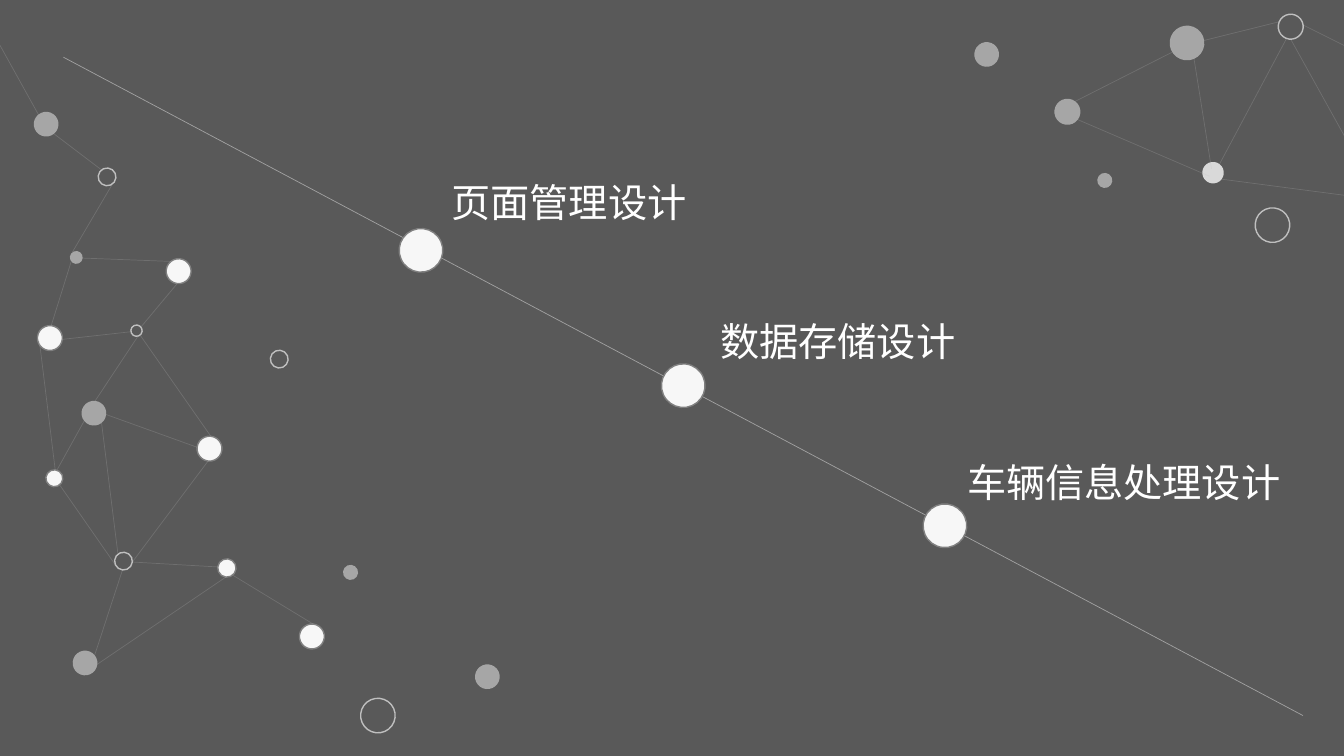
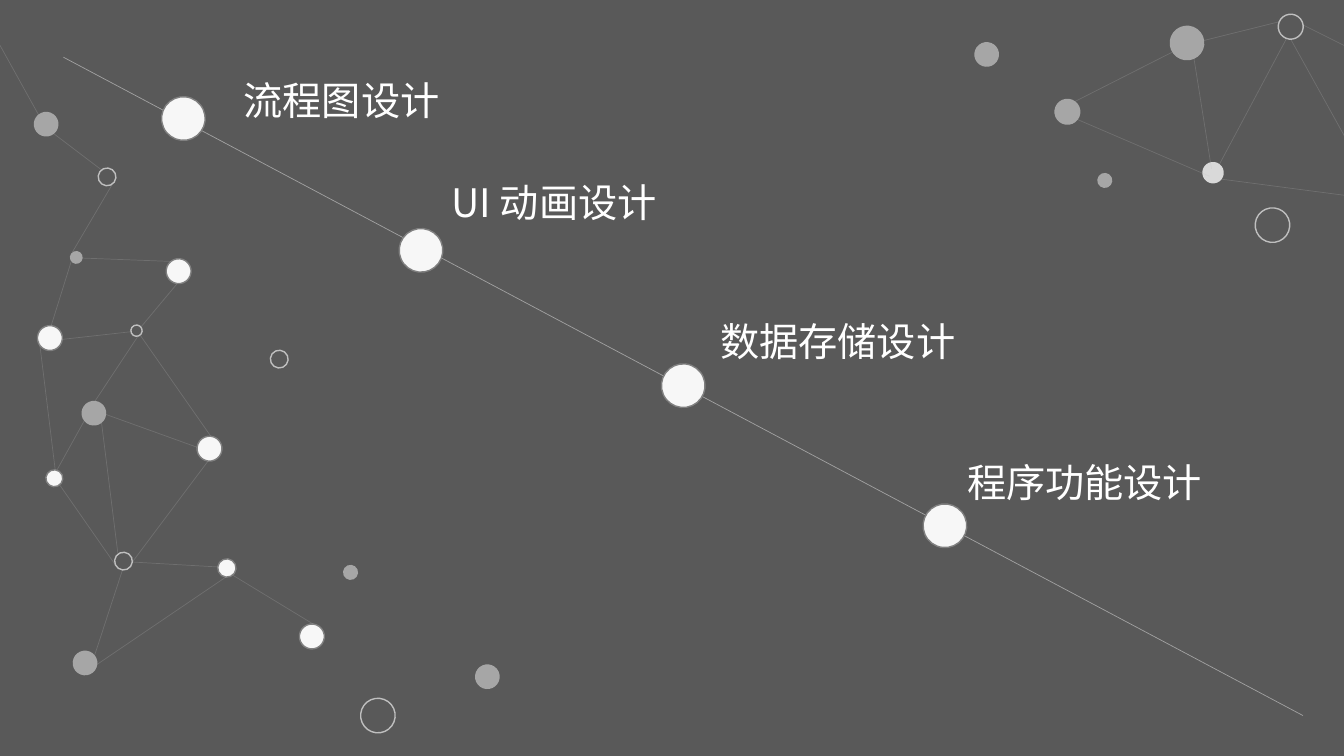
Before and after one commit to ShenQingchuan/Parkinglot-App, a slide deck: slide 10 of Parking Guide.pptx (slide 9 before the commit). Drawn at 1344x756 pixels with LibreOffice and Linux fonts; fonts in the diff are those of the drawing. Boxes give left, top, right and bottom in pixels: in the first picture for what was removed or moved away, otherwise in the second. Text is boxed around its words. In the diff, an @@ line names an element or a change of style, - is before the commit and + after.

```diff
--- a/Parking Guide.pptx
+++ b/Parking Guide.pptx
@@ text added at (244,82,440,118), 28 pt, text #FFFFFF @@
+流程图设计
@@ ellipse added at (159,95,207,142), fill #F7F7F7, outline #808080 1 pt @@
@@ text at (452,184,657,220): text changed @@
-页面管理设计
+UI 动画设计
@@ text at (967,464,1202,500): text changed @@
-车辆信息处理设计
+程序功能设计
```
Also in this commit, not shown: 4 other slides changed, 4 slides added, 1 slide removed, 5 other files.
